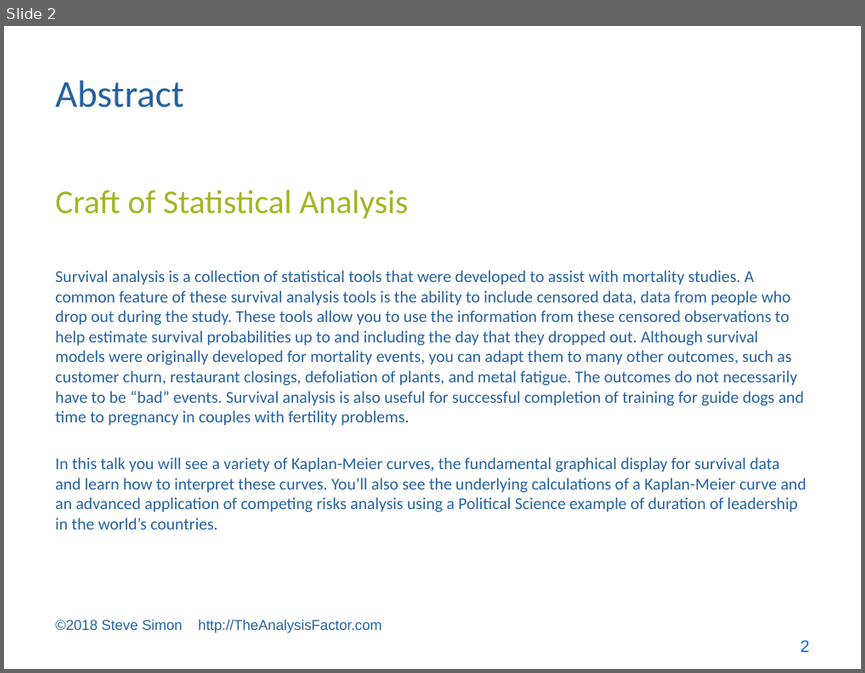
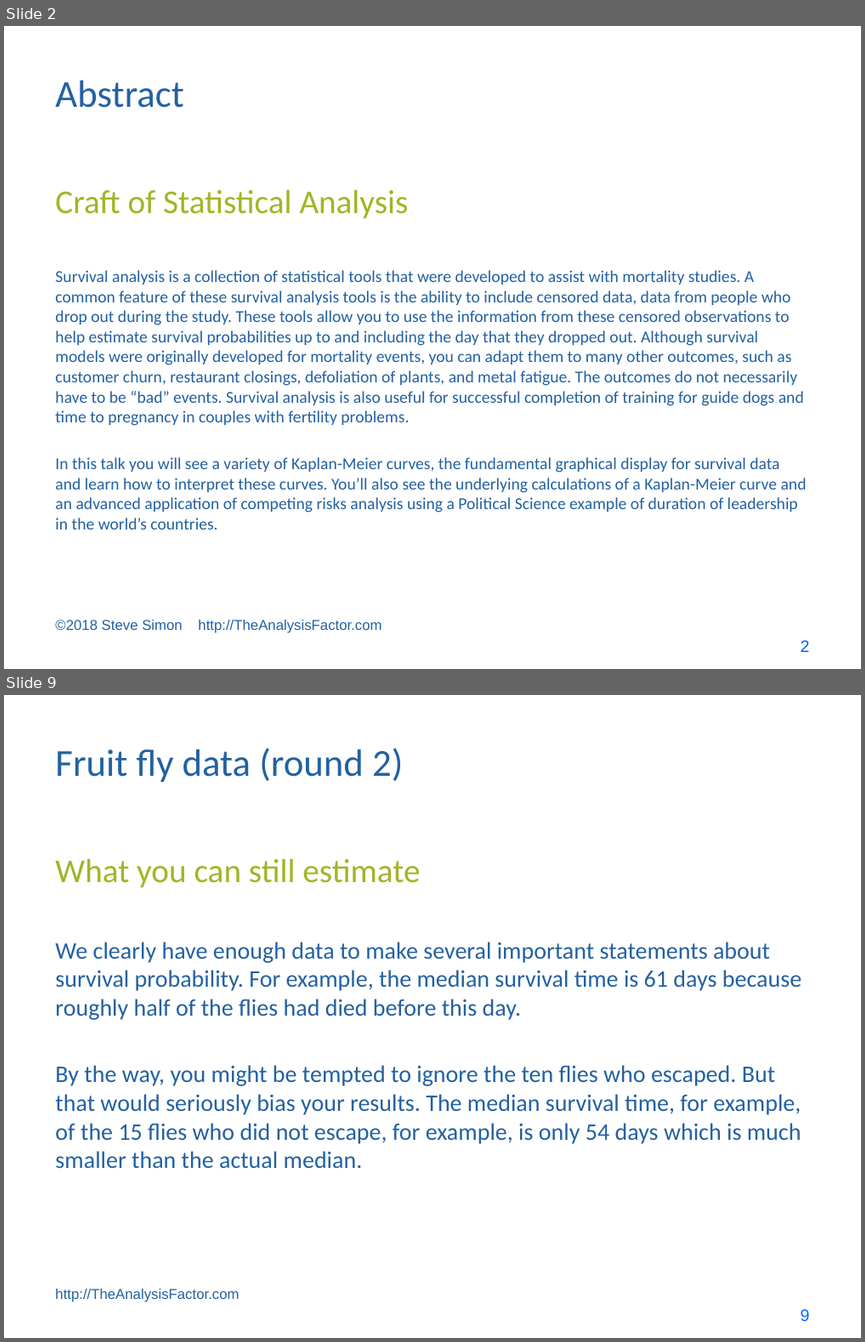
Before and after one commit to pmean/survival-models, a slide deck: bin/cosa lecture.pptx. Shown one above the other, each under a label of ours: slide 2 before the commit, slides 2 and 9 after it; the slides between them are not shown. The pictures are 865x673 and 865x1342 pixels, drawn with LibreOffice and Linux fonts; fonts in the diff are those of the drawing. Boxes give left, top, right and bottom in pixels: in the first picture for what was removed or moved away, otherwise in the second. Text is boxed around its words. In the diff, an @@ line names an element or a change of style, - is before the commit and + after.

```diff
--- a/bin/cosa lecture.pptx
+++ b/bin/cosa lecture.pptx
@@ slide 9 added at [4,695,861,1338], background #FFFFFF @@
@@ title added at [55,748,403,783], 32 pt, text #2361A1 @@
+Fruit fly data (round 2)
@@ text added at [55,858,420,888], 28 pt, text #A2B525 @@
+What you can still estimate
@@ text added at [55,941,801,1144], 20 pt, text #2361A1 @@
+We clearly have enough data to make several important statements about survival probability. For example, the median survival time is 61 days because roughly half of the flies had died before this day.
+By the way, you might be tempted to ignore the ten flies who escaped. But that would seriously bias your results. The median survival time, for example, of the 15 flies who did not escape, for example, is only 54 days which is much smaller than the actual median.
@@ text added at [55,1288,239,1302], 12 pt, text #2361A1 @@
+http://TheAnalysisFactor.com
@@ page number added at [800,1309,810,1321], 14 pt, text #0066FF @@
+9
```
Also in this commit, not shown: 19 other slides added, 9 other files.
